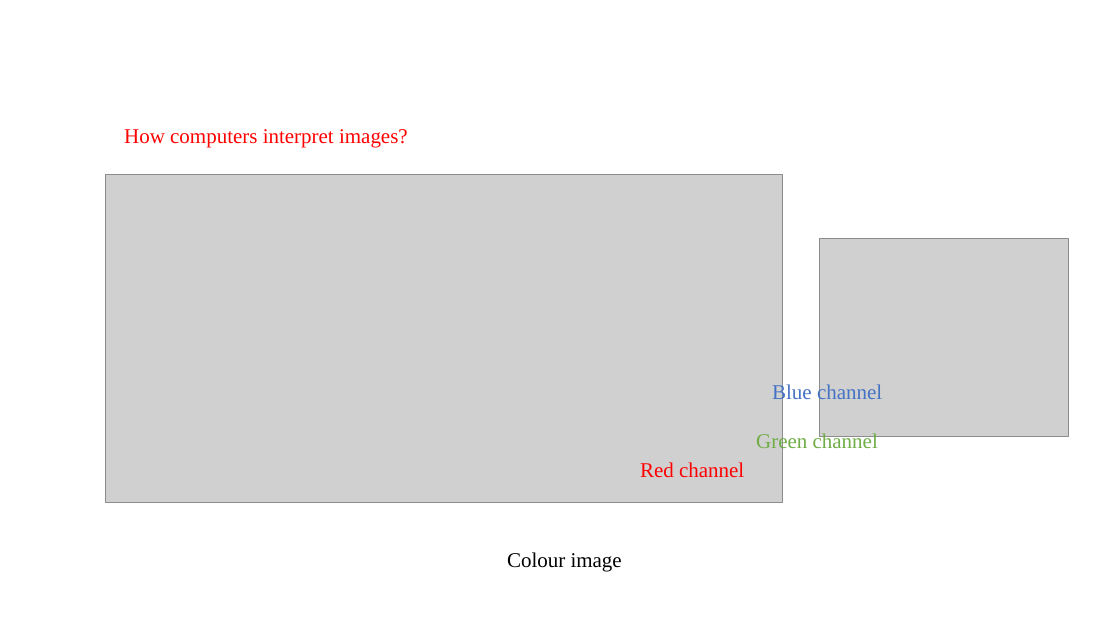
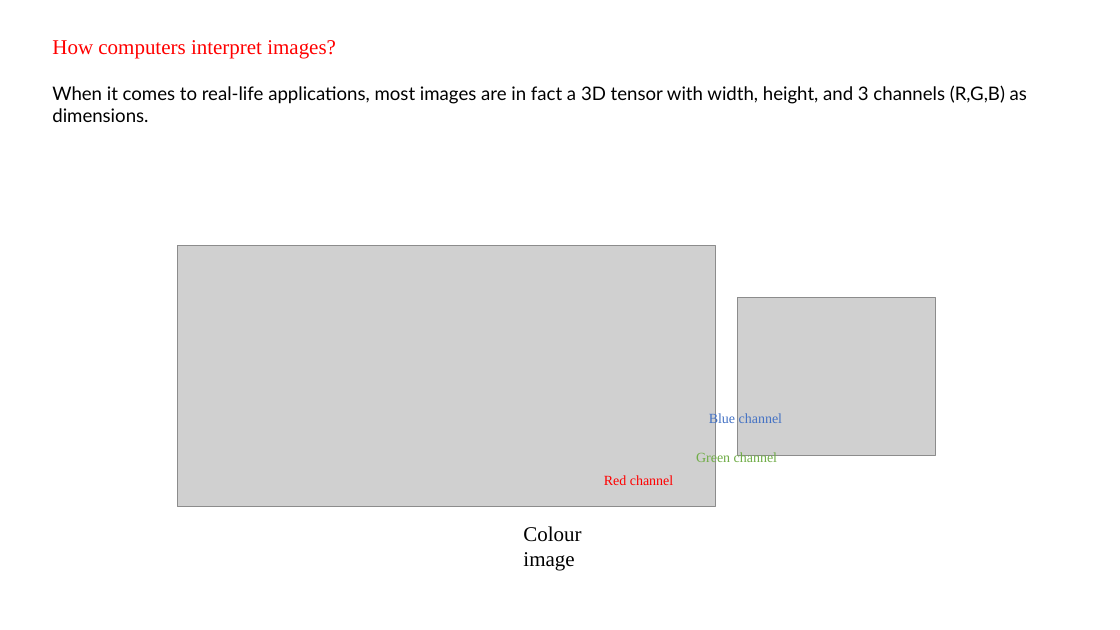
Before and after one commit to swapnilin/Convolutional-Neural-Network, a slide deck: slide 8 of Theory and Concepts/CNN_presentation.pptx. Drawn at 1120x630 pixels with LibreOffice and Linux fonts; fonts in the diff are those of the drawing; grey boxes stand for pictures. Boxes give left, top, right and bottom in pixels: in the first picture for what was removed or moved away, otherwise in the second. Text is boxed around its words. In the diff, an @@ line names an element or a change of style, - is before the commit and + after.

```diff
--- a/Theory and Concepts/CNN_presentation.pptx
+++ b/Theory and Concepts/CNN_presentation.pptx
@@ text "How computers interpret images?": place and size @@
-text "How computers interpret images?" at box(124, 129, 408, 147)
+text "How computers interpret images?" at box(52, 40, 336, 59)
@@ text added at box(52, 85, 1027, 122), 16 pt, text #000000 @@
+When it comes to real-life applications, most images are in fact a 3D tensor with width, height, and 3 channels (R,G,B) as dimensions.
@@ picture: place and size @@
-picture at box(105, 174, 782, 502)
+picture at box(177, 246, 716, 507)
@@ picture: place and size @@
-picture at box(820, 239, 1069, 437)
+picture at box(738, 297, 935, 455)
@@ size 18 to 12 pt in 3 elements at box(604, 475, 673, 485), box(696, 451, 777, 465), box(709, 412, 782, 426) @@
@@ text "Blue channel": place and size @@
-text "Blue channel" at box(772, 383, 882, 404)
+text "Blue channel" at box(709, 412, 782, 426)
@@ text "Green channel": place and size @@
-text "Green channel" at box(756, 432, 878, 453)
+text "Green channel" at box(696, 451, 777, 465)
@@ text "Red channel": place and size @@
-text "Red channel" at box(640, 462, 744, 477)
+text "Red channel" at box(604, 475, 673, 485)
@@ text "Colour image" rewrapped from box(507, 552, 622, 571) to box(523, 526, 581, 571) @@
```
Also in this commit, not shown: 3 other slides changed, 2 slides added.
